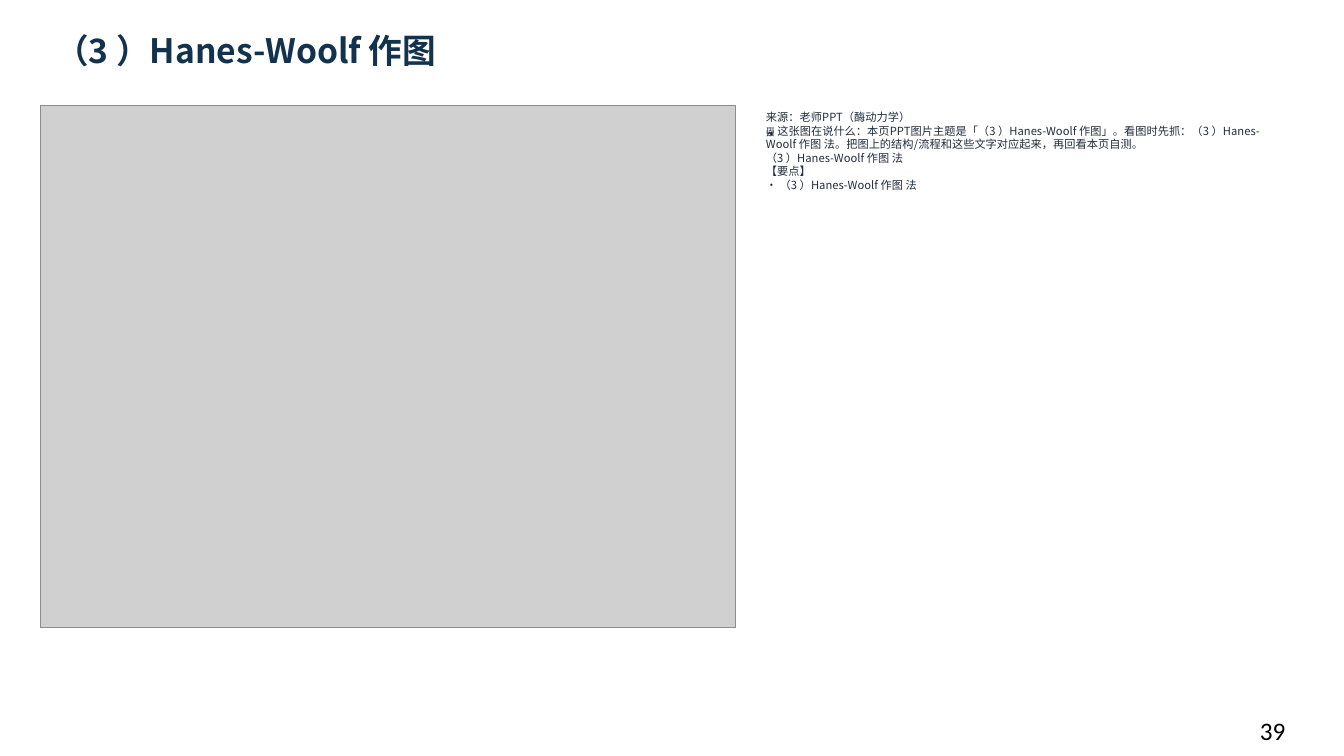
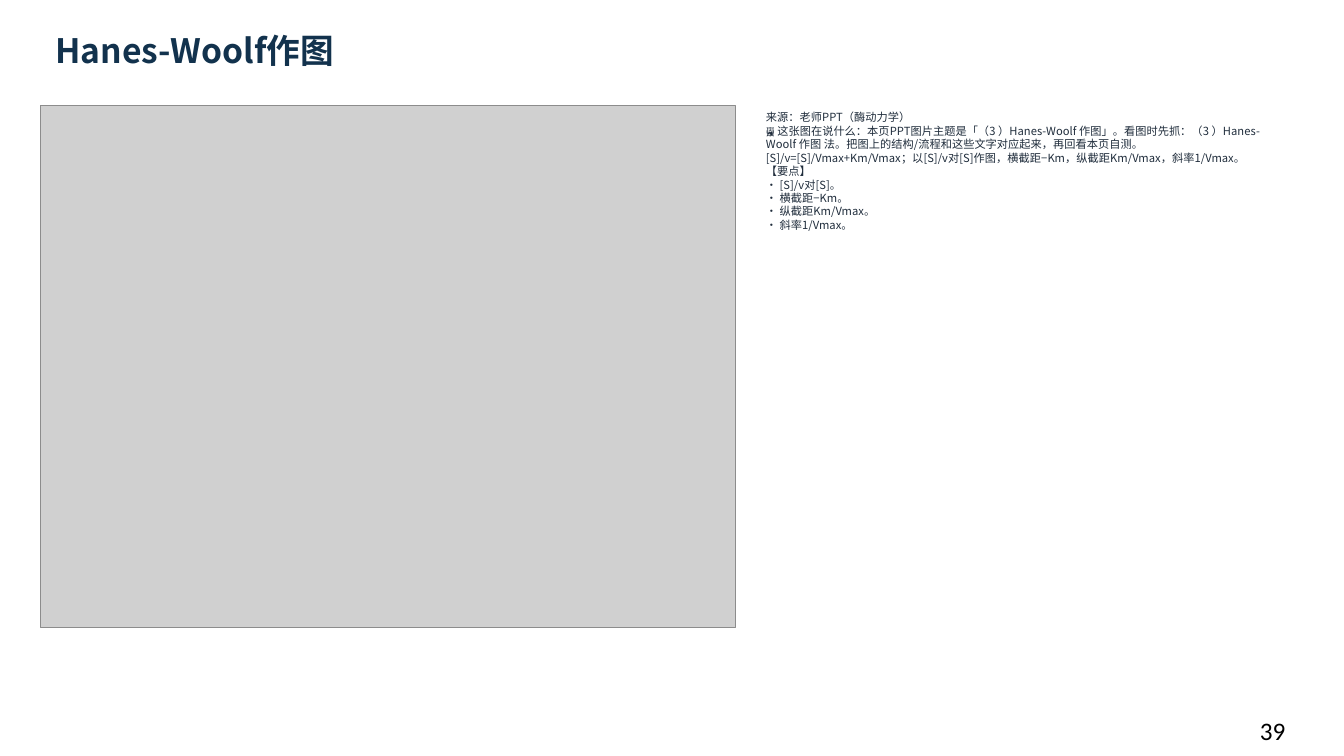
Before and after one commit to newkan-li/Biochemistry, a slide deck: slide 39 of downloads/bc07-ai-style.pptx. Drawn at 1344x756 pixels with LibreOffice and Linux fonts; fonts in the diff are those of the drawing; grey boxes stand for pictures. Boxes give left, top, right and bottom in pixels: in the first picture for what was removed or moved away, otherwise in the second. Text is boxed around its words. In the diff, an @@ line names an element or a change of style, - is before the commit and + after.

```diff
--- a/downloads/bc07-ai-style.pptx
+++ b/downloads/bc07-ai-style.pptx
@@ text at <box>55,34,334,66</box>: text changed @@
-（3 ）Hanes-Woolf 作图
+Hanes-Woolf作图
@@ text at <box>766,111,1260,231</box>: text changed @@
-来源：老师PPT（酶动力学）
-🖼 这张图在说什么：本页PPT图片主题是「（3 ）Hanes-Woolf 作图」。看图时先抓：（3 ）Hanes-Woolf 作图 法。把图上的结构/流程和这些文字对应起来，再回看本页自测。
-（3 ）Hanes-Woolf 作图 法
-【要点】
-• （3 ）Hanes-Woolf 作图 法
+来源：老师PPT（酶动力学）
+🖼 这张图在说什么：本页PPT图片主题是「（3 ）Hanes-Woolf 作图」。看图时先抓：（3 ）Hanes-Woolf 作图 法。把图上的结构/流程和这些文字对应起来，再回看本页自测。
+[S]/v=[S]/Vmax+Km/Vmax；以[S]/v对[S]作图，横截距−Km，纵截距Km/Vmax，斜率1/Vmax。
+【要点】
+• [S]/v对[S]。
+• 横截距−Km。
+• 纵截距Km/Vmax。
+• 斜率1/Vmax。
```
Also in this commit, not shown: 24 other slides changed, 12 slides added, 10 other files.
